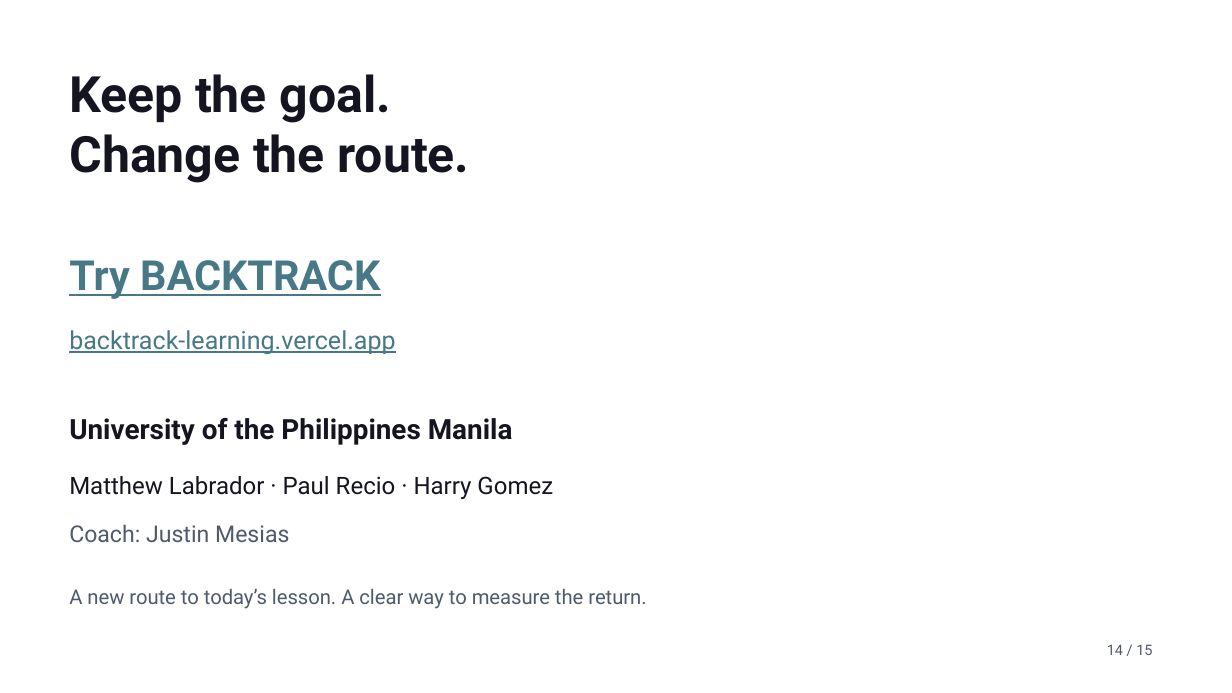
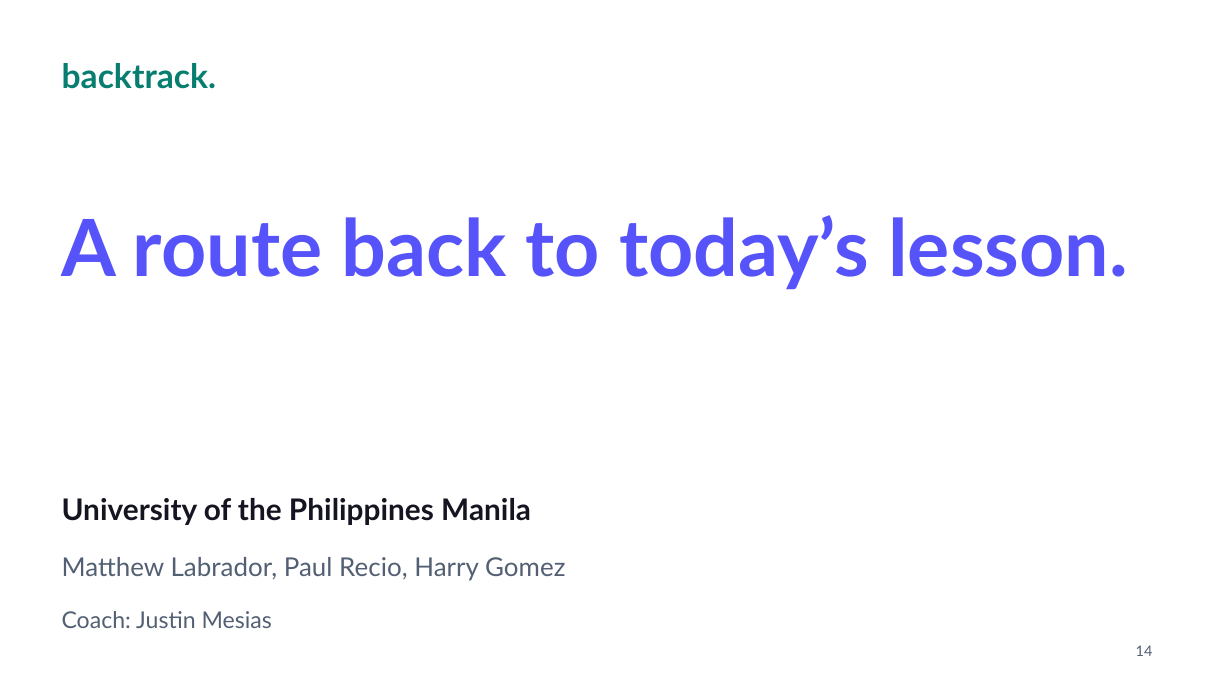
Before and after one commit to KhanAcademy-Backtrack/KhanAcademy-Backtrack-Demo, a slide deck: slide 14 of output/BACKTRACK_KEIC_2026.pptx. Drawn at 1232x693 pixels with LibreOffice and Linux fonts; fonts in the diff are those of the drawing; background and template pictures are left out. Boxes give left, top, right and bottom in pixels: in the first picture for what was removed or moved away, otherwise in the second. Text is boxed around its words. In the diff, an @@ line names an element or a change of style, - is before the commit and + after.

Commit message:
Show the learning need and add answer-specific repair demo

```diff
--- a/output/BACKTRACK_KEIC_2026.pptx
+++ b/output/BACKTRACK_KEIC_2026.pptx
@@ text at (x1=62, y1=63, x2=217, y2=89): text changed; size 32.2 to 26.2 pt; font Roboto to Lato; text colour #467886 to #087E70 @@
-Try BACKTRACK
+backtrack.
@@ text removed at (x1=69, y1=74, x2=469, y2=183) @@
-Keep the goal.
-Change the route.
@@ text added at (x1=62, y1=215, x2=1128, y2=289), 61.5 pt, text #5753FA, bold @@
+A route back to today’s lesson.
@@ text removed at (x1=69, y1=330, x2=395, y2=354) @@
-backtrack-learning.vercel.app
@@ text "University of the Philippines Manila" moved from (x1=69, y1=418, x2=513, y2=445) to (x1=62, y1=498, x2=531, y2=525) @@
@@ text "University of the Philippines Manila" at (x1=62, y1=498, x2=531, y2=525): size 21.8 to 23.2 pt, font Roboto to Lato; line spacing 1 to 28.4pt @@
@@ text at (x1=62, y1=557, x2=565, y2=581): text changed; size 18.8 to 20.2 pt; font Roboto to Lato; text colour #151521 to #536073 @@
-Matthew Labrador · Paul Recio · Harry Gomez
+Matthew Labrador, Paul Recio, Harry Gomez
@@ text removed at (x1=69, y1=589, x2=646, y2=609) @@
-A new route to today’s lesson. A clear way to measure the return.
@@ text "Coach: Justin Mesias" moved from (x1=69, y1=524, x2=289, y2=542) to (x1=62, y1=611, x2=272, y2=628) @@
@@ text "Coach: Justin Mesias" at (x1=62, y1=611, x2=272, y2=628): font Roboto to Lato, text colour #505A6B to #536073; line spacing 1 to 22pt @@
@@ text at (x1=1136, y1=645, x2=1153, y2=656): text changed; font Roboto to Lato; text colour #505A6B to #536073 @@
-14 / 15
+14
```
Also in this commit, not shown: 2 other slides changed, 12 slides added, 12 slides removed, 58 other files.
